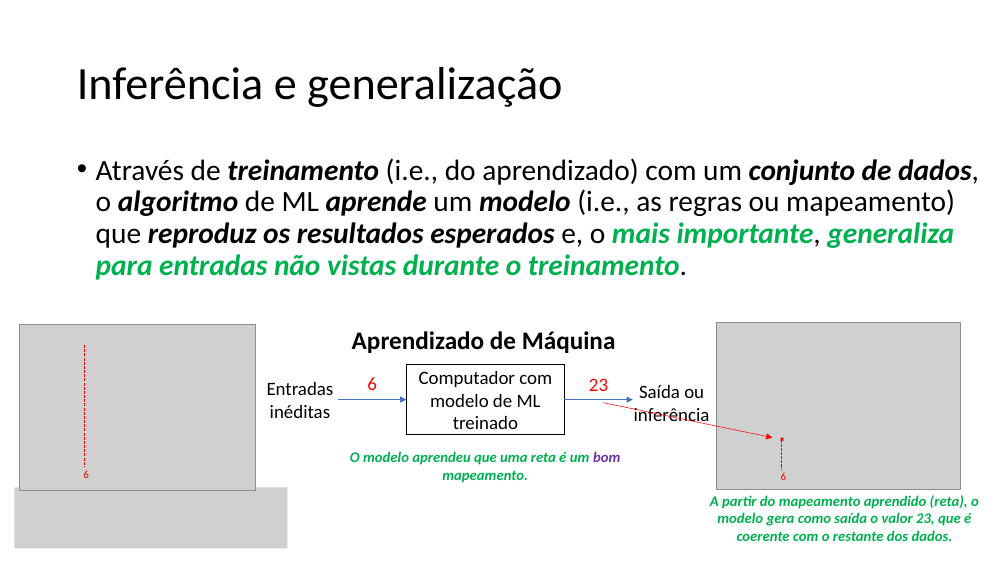
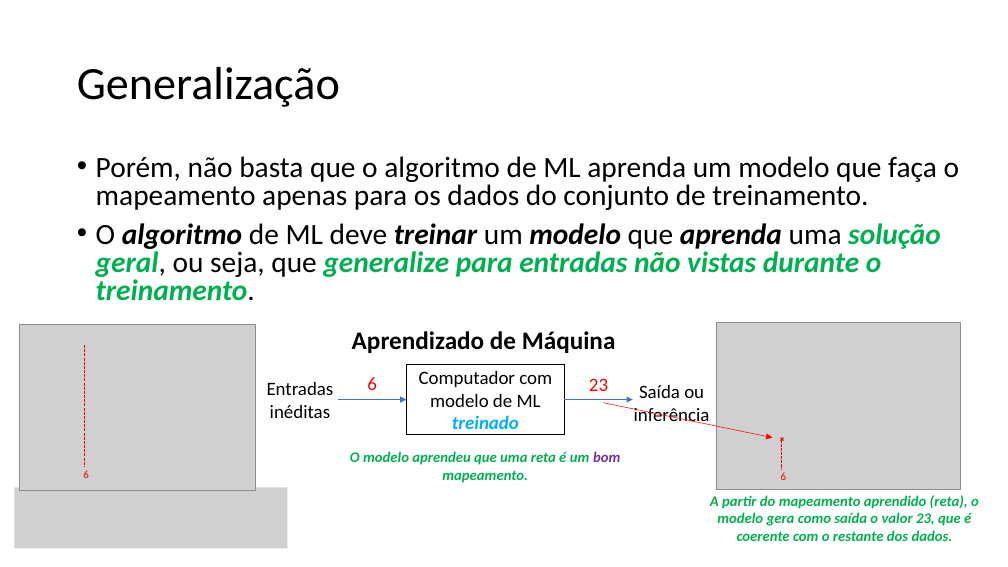
Before and after one commit to zz4fap/tp557-iot-ml, a slide deck: slide 13 of slides/TP557_4_O_Paradigma_do_Machine_Learning.pptx. Drawn at 1008x567 pixels with LibreOffice and Linux fonts; fonts in the diff are those of the drawing; grey boxes stand for pictures. Boxes give left, top, right and bottom in pixels: in the first picture for what was removed or moved away, otherwise in the second. Text is boxed around its words. In the diff, an @@ line names an element or a change of style, - is before the commit and + after.

```diff
--- a/slides/TP557_4_O_Paradigma_do_Machine_Learning.pptx
+++ b/slides/TP557_4_O_Paradigma_do_Machine_Learning.pptx
@@ title at [77,67,340,107]: text changed @@
-Inferência e generalização
+Generalização
@@ text at [96,156,959,301]: text changed; bold off; italic off @@
-• Através de treinamento (i.e., do aprendizado) com um conjunto de dados, o algoritmo de ML aprende um modelo (i.e., as regras ou mapeamento) que reproduz os resultados esperados e, o mais importante, generaliza para entradas não vistas durante o treinamento.
+• Porém, não basta que o algoritmo de ML aprenda um modelo que faça o mapeamento apenas para os dados do conjunto de treinamento.
+• O algoritmo de ML deve treinar um modelo que aprenda uma solução geral, ou seja, que generalize para entradas não vistas durante o treinamento.
@@ rectangle "Computador com modelo de ML ..." at [407,364,565,435]: text colour #000000 to #00B0F0, bold on, italic on in "treinado" @@
```
Also in this commit, not shown: 3 other files.
